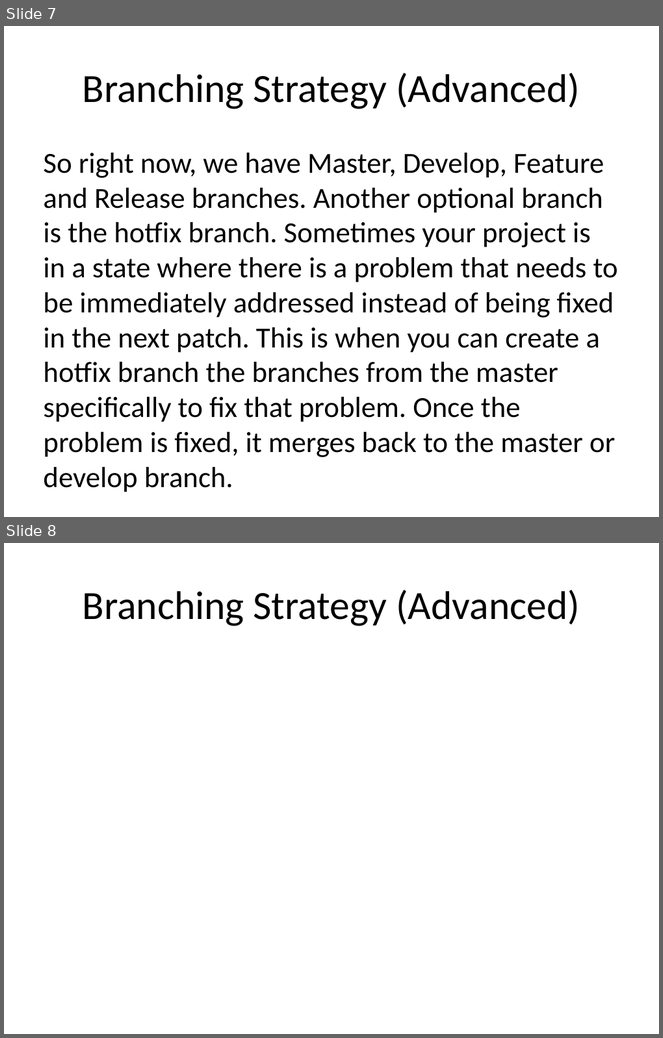
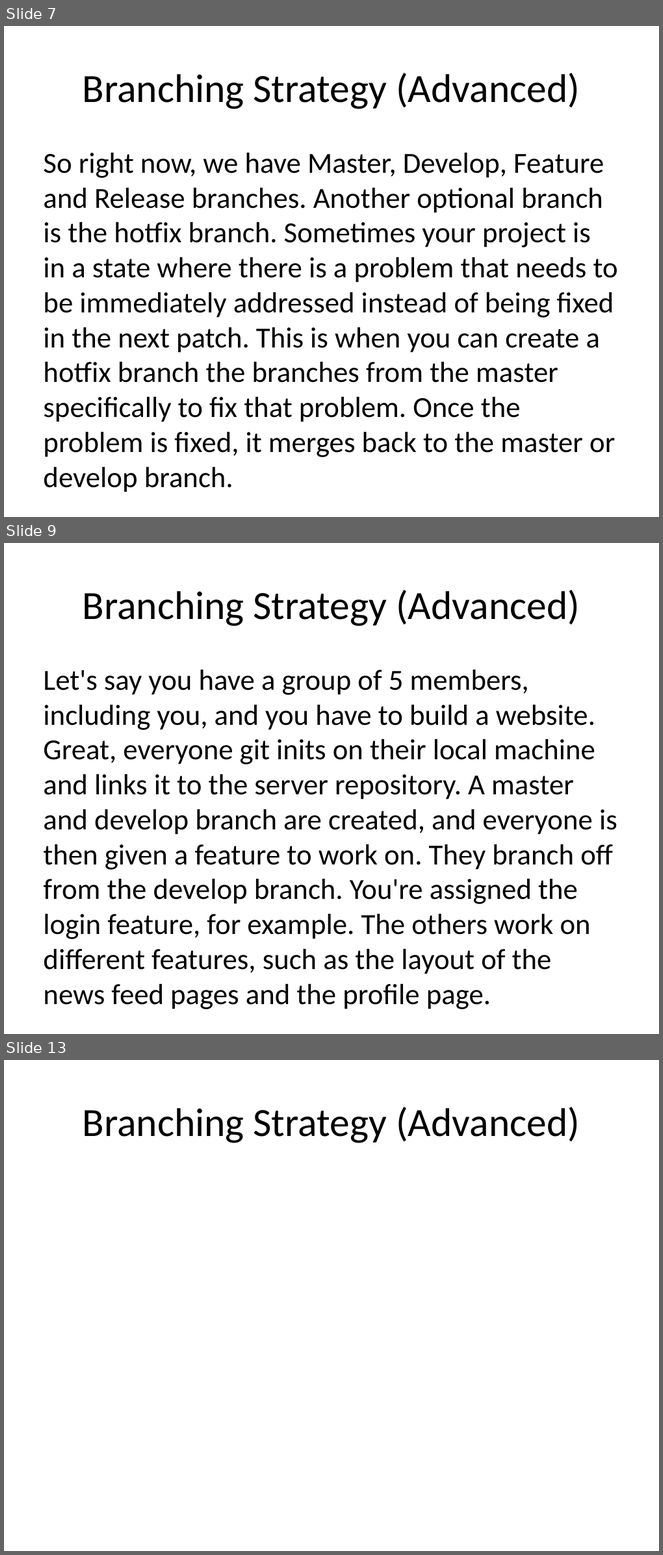
Before and after one commit to JaceTan/programming-notes, a slide deck: Branching Strategy (Advanced).pptx. Shown one above the other, each under a label of ours: slides 7 and 8 before the commit, slides 7, 9 and 13 after it; the slides between them are not shown. The pictures are 663x1038 and 663x1555 pixels, drawn with LibreOffice and Linux fonts; fonts in the diff are those of the drawing. Boxes give left, top, right and bottom in pixels: in the first picture for what was removed or moved away, otherwise in the second. Text is boxed around its words. In the diff, an @@ line names an element or a change of style, - is before the commit and + after.

Commit message:
added example walkthrough for Advanced Branching Strat

```diff
--- a/Branching Strategy (Advanced).pptx
+++ b/Branching Strategy (Advanced).pptx
@@ slide 9 added at (4, 543, 659, 1034), background #FFFFFF @@
@@ title added at (83, 590, 580, 626), 44 pt, text #000000 @@
+Branching Strategy (Advanced)
@@ text added at (43, 670, 618, 1010), 32 pt, text #000000 @@
+Let's say you have a group of 5 members, including you, and you have to build a website. Great, everyone git inits on their local machine and links it to the server repository. A master and develop branch are created, and everyone is then given a feature to work on. They branch off from the develop branch. You're assigned the login feature, for example. The others work on different features, such as the layout of the news feed pages and the profile page.
@@ what was slide 8 is now slide 13 @@
```
Also in this commit, not shown: 4 other slides added.
